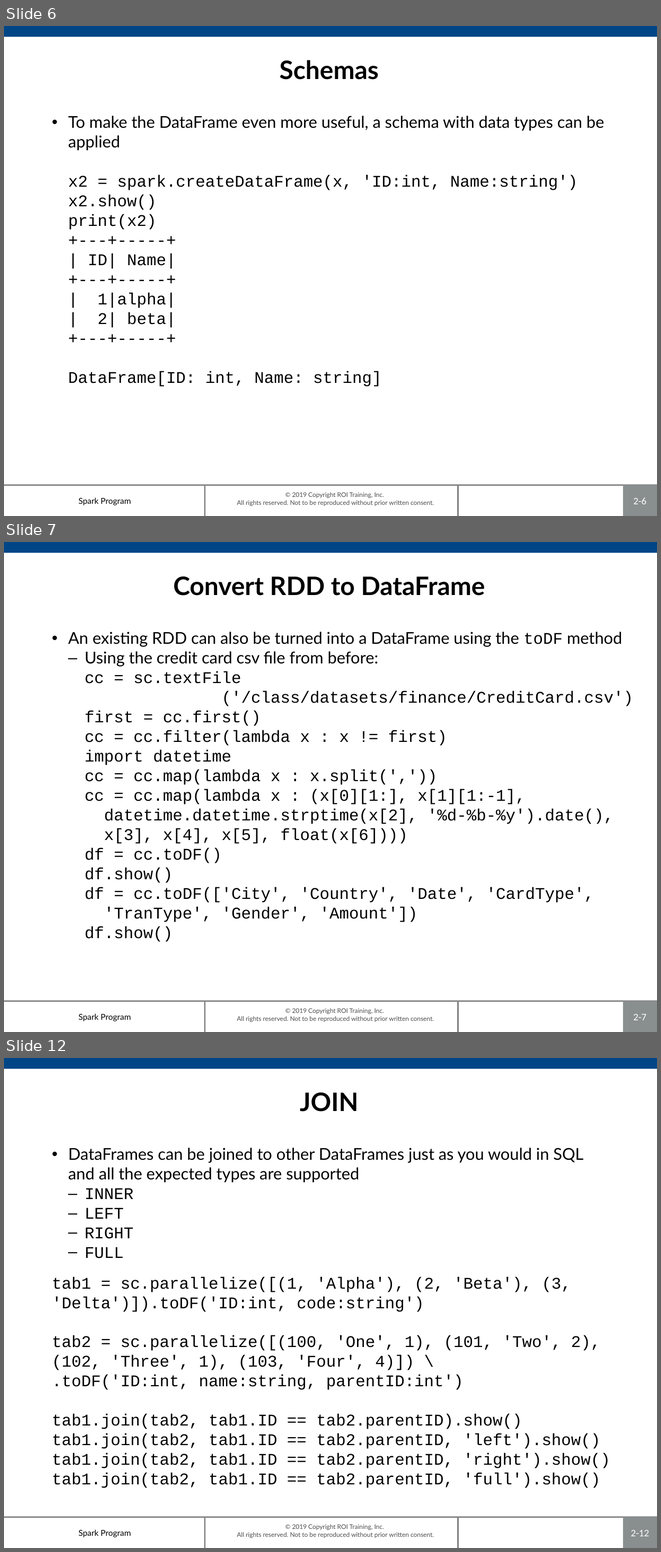
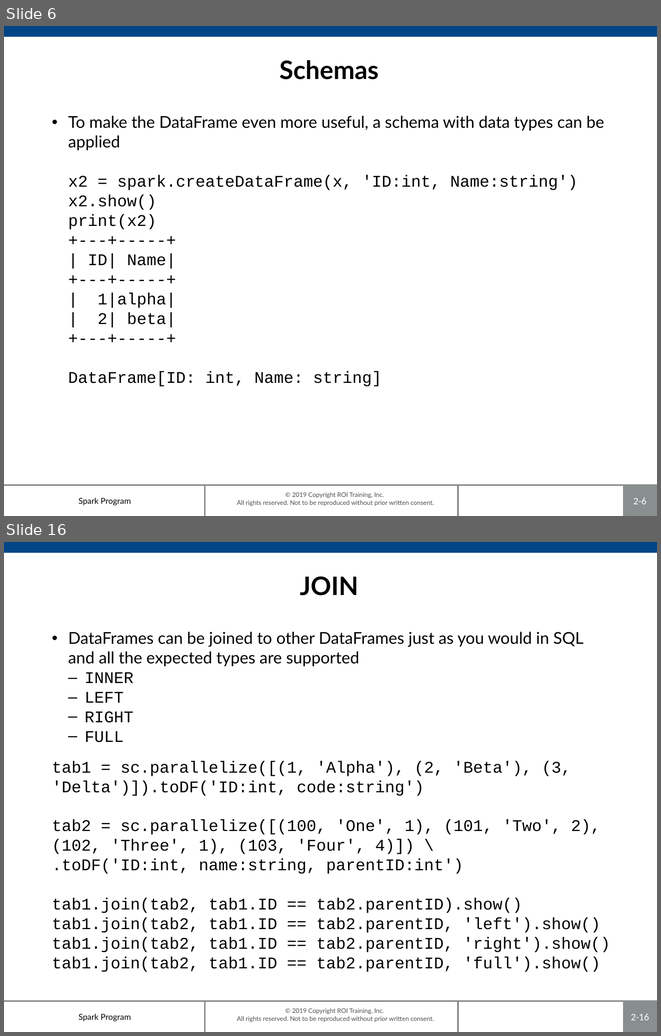
Before and after one commit to roitraining/SparkProgram, a slide deck: Day2/Day2_DataFrames.pptx. Shown one above the other, each under a label of ours: slides 6, 7 and 12 before the commit, slides 6 and 16 after it; the slides between them are not shown. The pictures are 661x1552 and 661x1036 pixels, drawn with LibreOffice and Linux fonts; fonts in the diff are those of the drawing; background and template pictures are left out. Boxes give left, top, right and bottom in pixels: in the first picture for what was removed or moved away, otherwise in the second. Text is boxed around its words. In the diff, an @@ line names an element or a change of style, - is before the commit and + after.

```diff
--- a/Day2/Day2_DataFrames.pptx
+++ b/Day2/Day2_DataFrames.pptx
@@ slide 7 removed at bbox=[4, 542, 657, 1032], background #FFFFFF; not listed: 7 template elements that a slide beside it also shows @@
@@ title removed at bbox=[173, 576, 485, 596] @@
-Convert RDD to DataFrame
@@ text removed at bbox=[68, 632, 633, 942] @@
-• An existing RDD can also be turned into a DataFrame using the toDF method
-  – Using the credit card csv file from before:
-    cc = sc.textFile
-    ('/class/datasets/finance/CreditCard.csv')
-    first = cc.first()
-    cc = cc.filter(lambda x : x != first)
-    import datetime
-    cc = cc.map(lambda x : x.split(','))
-    cc = cc.map(lambda x : (x[0][1:], x[1][1:-1],
-    datetime.datetime.strptime(x[2], '%d-%b-%y').date(),
-    x[3], x[4], x[5], float(x[6])))
-    df = cc.toDF()
-    df.show()
-    df = cc.toDF(['City', 'Country', 'Date', 'CardType',
-    'TranType', 'Gender', 'Amount'])
-    df.show()
@@ what was slide 12 is now slide 16 @@
@@ page number at bbox=[631, 1013, 649, 1020]: text changed @@
-2-12
+2-16
```
Also in this commit, not shown: 5 slides changed, 2 slides added, 1 other file.
